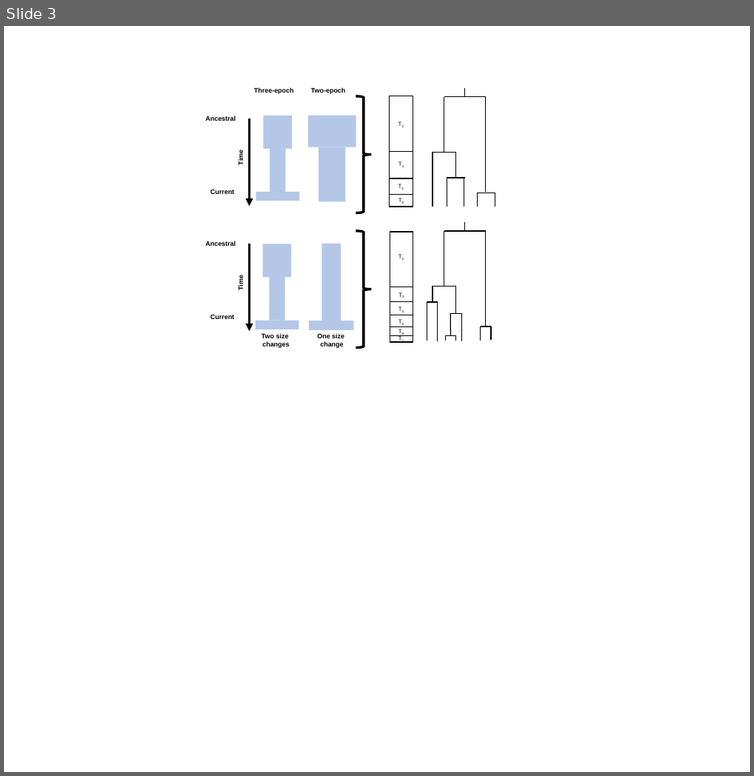
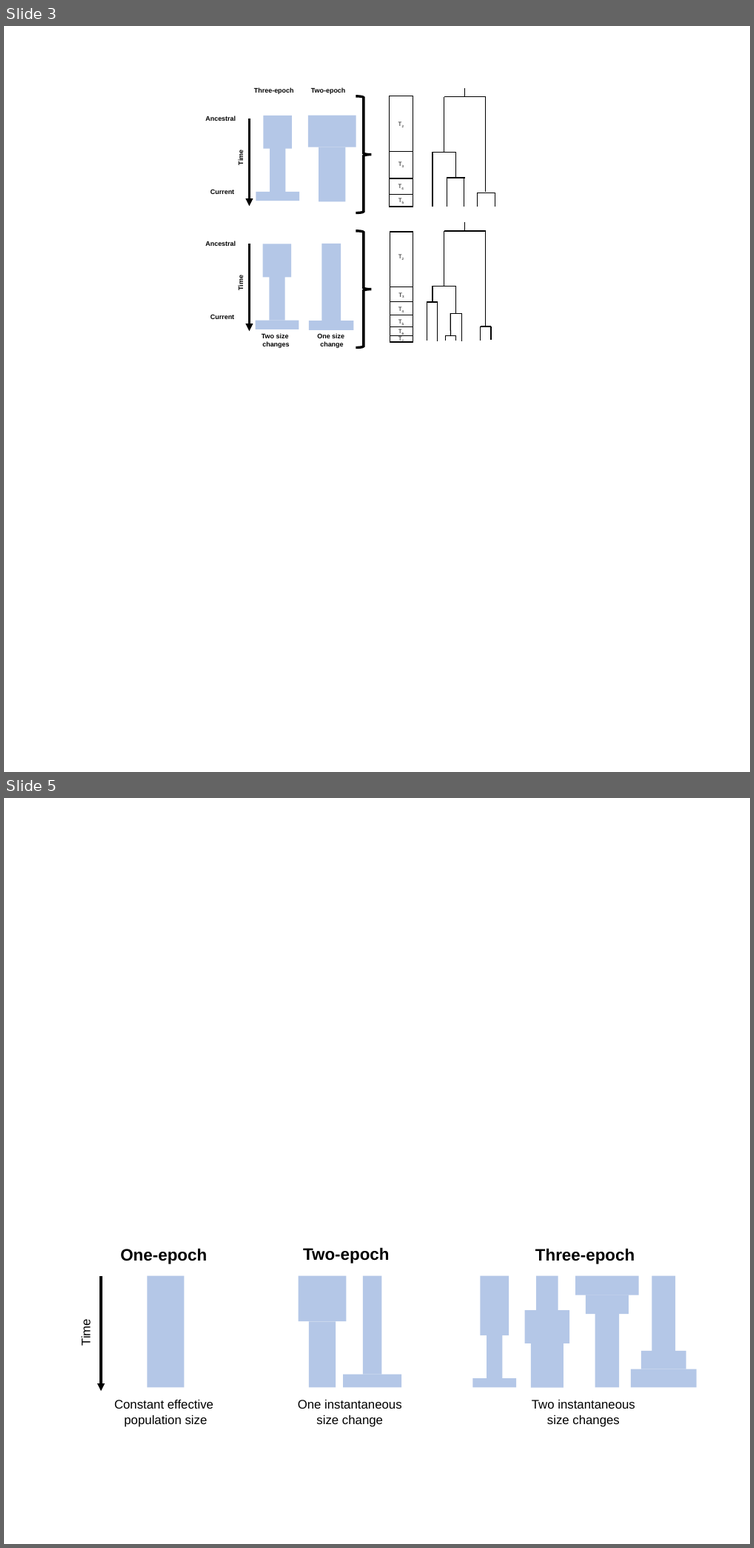
Before and after one commit to jon-mah/sample_size_demography, a slide deck: Summary/figures.pptx. Shown one above the other, each under a label of ours: slide 3 before the commit, slides 3 and 5 after it; the slides between them are not shown. The pictures are 754x776 and 754x1548 pixels, drawn with LibreOffice and Linux fonts; fonts in the diff are those of the drawing. Boxes give left, top, right and bottom in pixels: in the first picture for what was removed or moved away, otherwise in the second. Text is boxed around its words. In the diff, an @@ line names an element or a change of style, - is before the commit and + after.

```diff
--- a/Summary/figures.pptx
+++ b/Summary/figures.pptx
@@ slide 5 added at [4, 798, 750, 1544], background #FFFFFF @@
@@ text added at [120, 1248, 207, 1264], 40 pt, text #000000, bold @@
+One-epoch
@@ text added at [303, 1247, 389, 1263], 40 pt, text #000000, bold @@
+Two-epoch
@@ text added at [535, 1248, 634, 1264], 40 pt, text #000000, bold @@
+Three-epoch
@@ arrow added from (101, 1276) to (101, 1391), #000000 6 pt @@
@@ rectangle added at [148, 1276, 185, 1387], fill #B4C7E7 @@
@@ rectangle added at [299, 1276, 346, 1321], fill #B4C7E7 @@
@@ rectangle added at [363, 1276, 382, 1374], fill #B4C7E7 @@
@@ rectangle added at [481, 1276, 509, 1335], fill #B4C7E7 @@
@@ rectangle added at [536, 1276, 558, 1310], fill #B4C7E7 @@
@@ rectangle added at [575, 1276, 639, 1295], fill #B4C7E7 @@
@@ rectangle added at [652, 1276, 675, 1351], fill #B4C7E7 @@
@@ rectangle added at [586, 1295, 629, 1314], fill #B4C7E7 @@
@@ text added at [79, 1321, 94, 1346], 30 pt, text #000000 @@
+Time
@@ rectangle added at [309, 1321, 336, 1387], fill #B4C7E7 @@
@@ rectangle added at [525, 1310, 569, 1343], fill #B4C7E7 @@
@@ rectangle added at [595, 1312, 619, 1387], fill #B4C7E7 @@
@@ rectangle added at [486, 1335, 502, 1378], fill #B4C7E7 @@
@@ rectangle added at [531, 1343, 563, 1388], fill #B4C7E7 @@
@@ rectangle added at [641, 1351, 686, 1369], fill #B4C7E7 @@
@@ rectangle added at [343, 1374, 401, 1387], fill #B4C7E7 @@
@@ rectangle added at [631, 1369, 696, 1388], fill #B4C7E7 @@
@@ rectangle added at [472, 1378, 516, 1388], fill #B4C7E7 @@
@@ text added at [114, 1400, 213, 1427], 30 pt, text #000000 @@
+Constant effective
+population size
@@ text added at [298, 1400, 402, 1427], 30 pt, text #000000 @@
+One instantaneous size change
@@ text added at [532, 1400, 635, 1427], 30 pt, text #000000 @@
+Two instantaneous size changes
```
Also in this commit, not shown: 1 other slide added, 1 slide removed, 19 other files.
